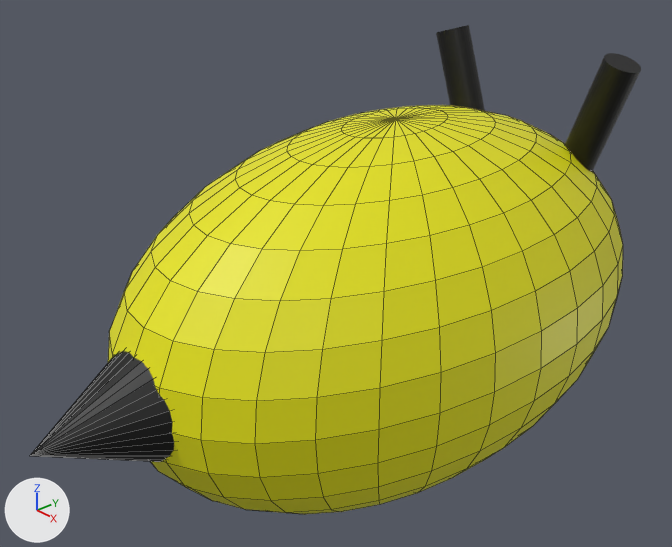
A saved change to the Blender file src/3d_models/bee.blend.
Camera for both pictures: a 50 mm lens placed at (3.14, -3.26, 2.35), pointed at (-0.12, -0.29, 0.19). Lighting does not change. The marker at lower left points along +X, +Y and +Z. Mesh edges are drawn as thin lines on the coarser meshes.
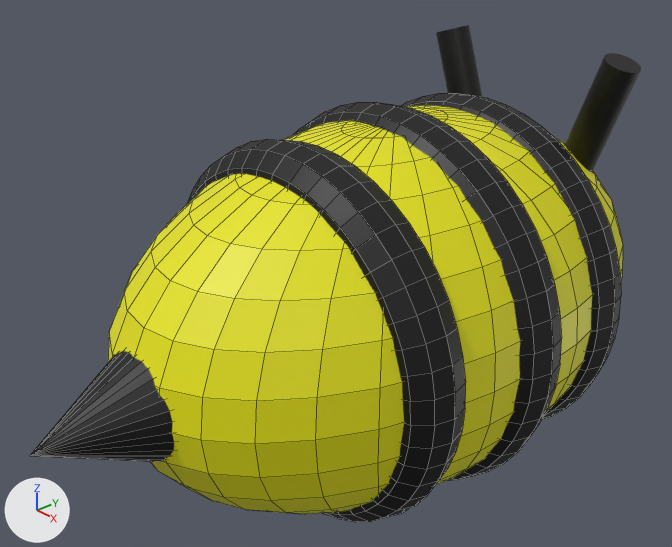
Commit message: made bees have stripes

The change, as a list of edits to the scene's bpy script:
```text
Add mat_material_007:
    mat_material_007 = principled_material('Material.007')
    mat_material_007.base_color = (0.0, 0.0, 0.0)  # black #000000
Add mat_material_005:
    mat_material_005 = principled_material('Material.005')
    mat_material_005.base_color = (0.0, 0.0, 0.0)  # black #000000
Add mat_material_006:
    mat_material_006 = principled_material('Material.006')
    mat_material_006.base_color = (0.0, 0.0, 0.0)  # black #000000
Add me_torus_002:
    me_torus_002.from_pydata(...)  # a torus around z (ring radius 1.0, tube radius 0.25) spanning x -1.25..1.25, y -1.25..1.25, z -0.25..0.25
    me_torus_002.materials.append(mat_material_007)  # black #000000
Add me_torus_001:
    me_torus_001.from_pydata(...)  # a torus around z (ring radius 1.0, tube radius 0.25) spanning x -1.25..1.25, y -1.25..1.25, z -0.25..0.25
    me_torus_001.materials.append(mat_material_005)  # black #000000
Add me_torus:
    me_torus.from_pydata(...)  # a torus around z (ring radius 1.0, tube radius 0.25) spanning x -1.25..1.25, y -1.25..1.25, z -0.25..0.25
    me_torus.materials.append(mat_material_006)  # black #000000
Add ob_torus_002:
    ob_torus_002 = bpy.data.objects.new('Torus.002', me_torus_002)
    ob_torus_002.location = (0.0, 0.612, 0.0)
    ob_torus_002.rotation_euler = (-1.571, 0.0, 0.0)  # degrees (-90, 0, 0)
    ob_torus_002.scale = (0.8, 0.8, 0.8)
Add ob_torus_001:
    ob_torus_001 = bpy.data.objects.new('Torus.001', me_torus_001)
    ob_torus_001.location = (0.0, -0.615, 0.0)
    ob_torus_001.rotation_euler = (-1.571, 0.0, 0.0)  # degrees (-90, 0, 0)
    ob_torus_001.scale = (0.8, 0.8, 0.8)
Add ob_torus:
    ob_torus = bpy.data.objects.new('Torus', me_torus)
    ob_torus.location = (0.0, 0.0, 0.0)
    ob_torus.rotation_euler = (-1.571, 0.0, 0.0)  # degrees (-90, 0, 0)
    ob_torus.scale = (0.85, 0.85, 0.85)
```

Boxes [x1, y1, x2, y2] around the edits, measured in the pictures (672 x 547 px):
'Torus.001', added (black)
    after: [187, 139, 466, 522]
'Torus', added (black)
    after: [294, 102, 561, 481]
'Torus.002', added (black)
    after: [401, 93, 621, 419]
